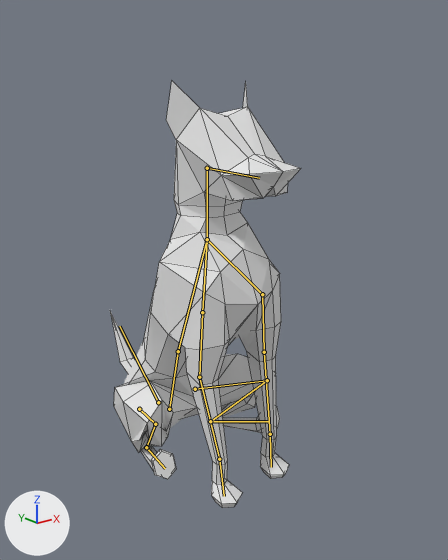
An edit to the Blender file asset_src/3d/dog.blend, drawn before and after from the same camera.
Rendered twice from a 50 mm camera at (-3.0, -3.3, 3.35) aimed at (0.21, 0.71, 1.74). The lights are fixed; the arrows at lower left show +X, +Y and +Z. Both versions are drawn at frame 1 of the action 'sit'; the numbers are the values there. The bones that bend it are drawn over the model as lines. Mesh edges are drawn as thin lines.
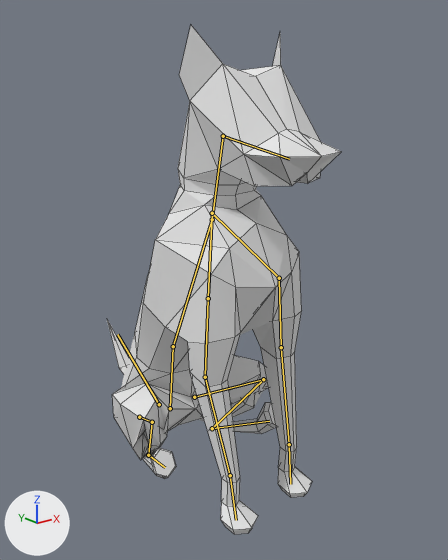
What changed in the scene script:
```text
Change bone_hip:
    where bone_hip = bpy.data.objects['Armature'].pose.bones['hip']
    bone_hip.location: (0.0, -0.267, 1.88) -> (0.0, -0.261, 1.872)
    bone_hip.rotation_quaternion: (0.83, -0.557, 0.0, 0.0) -> (0.793, -0.609, 0.0, 0.0)  # degrees (-68, 0, 0) -> degrees (-75, 0, 0)
Change bone_torso:
    where bone_torso = bpy.data.objects['Armature'].pose.bones['torso']  # child of 'hip'
    bone_torso.rotation_quaternion: (0.996, -0.09, 0.0, 0.0) -> (0.983, -0.183, 0.0, 0.0)  # degrees (-10, 0, 0) -> degrees (-21, 0, 0)
    bone_torso.scale: (0.86, 0.86, 0.86) -> (1.0, 1.0, 1.0)
Change bone_shoulder_l:
    where bone_shoulder_l = bpy.data.objects['Armature'].pose.bones['shoulder.l']  # child of 'torso'
    bone_shoulder_l.location: (0.0, 0.0, 0.0) -> (0.017, -0.029, -0.041)
    bone_shoulder_l.rotation_quaternion: (0.983, 0.156, 0.091, -0.018) -> (0.99, 0.122, 0.072, -0.02)  # degrees (18, 11, 0) -> degrees (14, 8, -1)
Change bone_neck:
    where bone_neck = bpy.data.objects['Armature'].pose.bones['neck']  # child of 'torso'
    bone_neck.rotation_quaternion: (0.956, -0.294, 0.0, 0.0) -> (0.934, -0.357, 0.0, 0.0)  # degrees (-34, 0, 0) -> degrees (-42, 0, 0)
Change bone_head:
    where bone_head = bpy.data.objects['Armature'].pose.bones['head']  # child of 'neck'
    bone_head.rotation_quaternion: (0.992, -0.129, 0.0, 0.0) -> (0.995, -0.1, 0.0, 0.001)  # degrees (-15, 0, 0) -> degrees (-11, 0, 0)
Change bone_shoulder_r:
    where bone_shoulder_r = bpy.data.objects['Armature'].pose.bones['shoulder.r']  # child of 'torso'
    bone_shoulder_r.location: (0.0, 0.0, 0.0) -> (-0.017, -0.029, -0.041)
    bone_shoulder_r.rotation_quaternion: (0.986, 0.149, -0.079, -0.007) -> (0.992, 0.114, -0.06, -0.005)  # degrees (17, -9, -2) -> degrees (13, -7, -1)
Change bone_thigh_l:
    where bone_thigh_l = bpy.data.objects['Armature'].pose.bones['thigh.l']
    bone_thigh_l.location: (-0.087, 1.667, -0.414) -> (-0.091, 1.759, -0.427)
    bone_thigh_l.rotation_quaternion: (0.461, -0.857, -0.225, -0.057) -> (0.405, -0.884, -0.229, -0.046)  # degrees (-127, -18, 20) -> degrees (-134, -15, 22)
Change bone_tail:
    where bone_tail = bpy.data.objects['Armature'].pose.bones['tail']
    bone_tail.location: (-0.086, -0.902, -1.87) -> (-0.086, -0.919, -1.881)
    bone_tail.rotation_quaternion: (0.995, 0.103, 0.0, 0.0) -> (0.999, 0.04, 0.0, 0.0)  # degrees (12, 0, 0) -> degrees (5, 0, 0)
Change bone_thigh_r:
    where bone_thigh_r = bpy.data.objects['Armature'].pose.bones['thigh.r']
    bone_thigh_r.location: (0.087, 1.667, -0.414) -> (0.091, 1.759, -0.427)
    bone_thigh_r.rotation_quaternion: (0.467, -0.863, 0.187, 0.045) -> (0.41, -0.891, 0.191, 0.035)  # degrees (-125, 15, -17) -> degrees (-133, 13, -19)
```

What differs and where, as boxes [x1, y1, x2, y2] in the pictures (448 x 560 px):
'Cylinder', posed (22% wider, 19% taller): before [110, 81, 301, 508]; after [107, 25, 341, 534]
bone 'hip', root to tip: before (169, 409) to (178, 351); after (170, 408) to (173, 346)
bone 'torso', root to tip: before (178, 351) to (207, 239); after (173, 346) to (212, 219)
bone 'shoulder.l', root to tip: before (207, 239) to (262, 294); after (212, 213) to (279, 278)
bone 'neck', root to tip: before (207, 239) to (207, 168); after (212, 219) to (223, 136)
bone 'head', root to tip: before (207, 168) to (259, 178); after (223, 136) to (289, 159)
bone 'shoulder.r', root to tip: before (207, 239) to (202, 312); after (212, 213) to (208, 298)
bone 'thigh.l', root to tip: before (195, 389) to (267, 380); after (194, 397) to (263, 379)
bone 'tail', root to tip: before (158, 402) to (119, 326); after (159, 404) to (117, 334)
bone 'thigh.r', root to tip: before (139, 409) to (155, 424); after (139, 417) to (152, 422)
